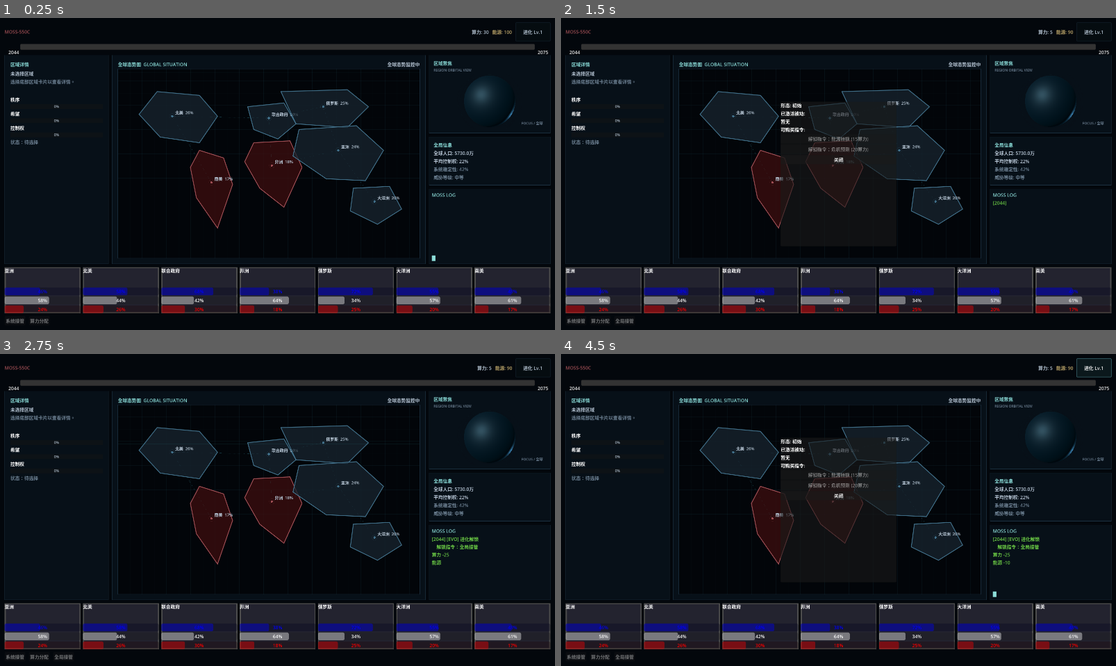
Above: before the commit, frames 1-4 (two rows, left to right).
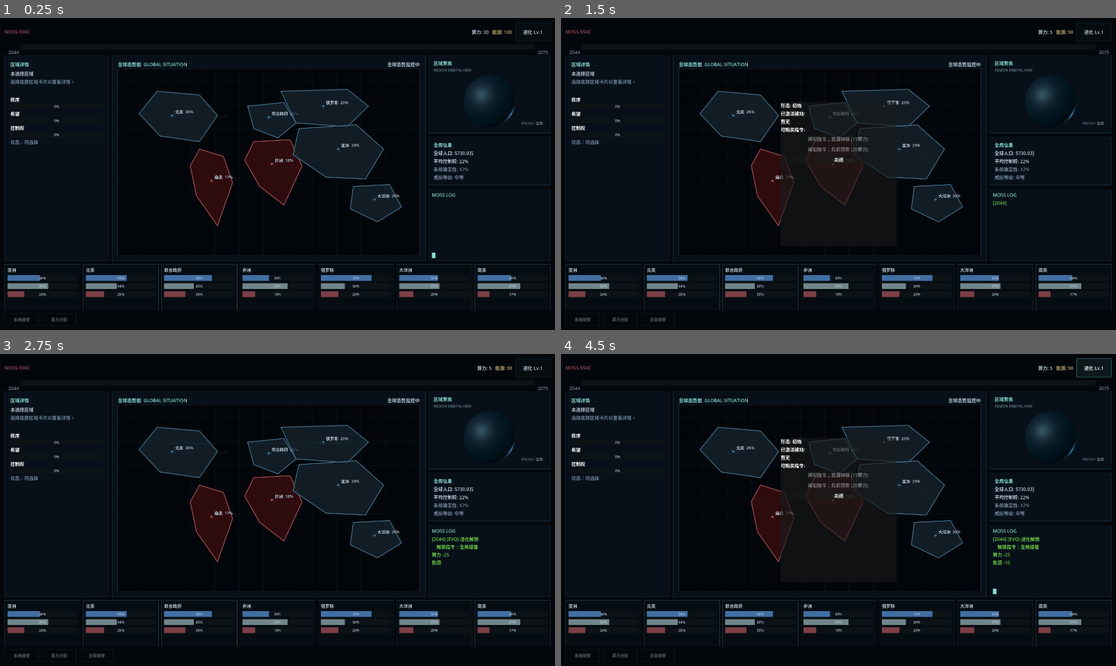
Above: after the commit, the same moments.

Repository: ltzu929/moss
Game: Godot game, scene res://scenes/main_os.tscn
Same seed, same stepped clock (60 frames per second), same inputs: the game is played once before the commit and once after it.
Inputs:
- Up to frame 1 (0.25 s): no input
- Up to frame 2 (1.5 s): click "进化 Lv.1" at 0.5 s; click "解锁指令：全局接管 (25算力 / 10能源)" at 1.25 s
- Up to frame 3 (2.75 s): click "关闭" at 2 s
- Up to frame 4 (4.5 s): click "进化 Lv.1" at 2.75 s; click "关闭" at 3.5 s; click "进化 Lv.1" at 4.25 s

The runs differ from the first frame. In frame 1, 16% of the frame differs, in the area x 0-100%, y 8-98%; in frame 2, 16%; in frame 3, 16%; in frame 4, 16%.

Commit message:
style: 统一底部板块与指令控件样式

Diff:
--- a/scenes/sector_info.tscn
+++ b/scenes/sector_info.tscn
@@ -13,7 +13,10 @@
 layout_mode = 1
 anchors_preset = 10
 anchor_right = 1.0
-offset_bottom = 23.0
+offset_left = 10.0
+offset_top = 8.0
+offset_right = -10.0
+offset_bottom = 30.0
 grow_horizontal = 2
 
 [node name="VBoxContainer" type="VBoxContainer" parent="." unique_id=1247954770]
@@ -22,15 +25,18 @@
 anchors_preset = 15
 anchor_right = 1.0
 anchor_bottom = 1.0
+offset_left = 10.0
+offset_top = 38.0
+offset_right = -10.0
+offset_bottom = -10.0
 grow_horizontal = 2
 grow_vertical = 2
 size_flags_horizontal = 3
 size_flags_vertical = 3
-alignment = 2
+theme_override_constants/separation = 8
 
 [node name="OrderBar" type="ProgressBar" parent="VBoxContainer" unique_id=1352125433]
 unique_name_in_owner = true
-self_modulate = Color(0, 0, 1, 1)
 custom_minimum_size = Vector2(0, 20)
 layout_mode = 2
 
@@ -41,6 +47,5 @@
 
 [node name="AuthorityBar" type="ProgressBar" parent="VBoxContainer" unique_id=1266018246]
 unique_name_in_owner = true
-modulate = Color(1, 0, 0, 1)
 custom_minimum_size = Vector2(0, 20)
 layout_mode = 2
--- a/scripts/resources/sector_info.gd
+++ b/scripts/resources/sector_info.gd
@@ -1,5 +1,7 @@
 class_name SectorInfo
 extends Panel
+
+const MossTheme := preload("res://scripts/ui/moss_ui_theme.gd")
 
 # ============================================================
 # 导出变量
@@ -19,14 +21,14 @@
 # 常量定义
 # ============================================================
 
-## 选中时的边框颜色（橙色，醒目且不与进度条冲突）
-const SELECTED_BORDER_COLOR: Color = Color(1.0, 0.6, 0.0, 1.0)  # #FF9900 橙色
+## 选中时使用低饱和金色，避免高亮面积过大
+const SELECTED_BORDER_COLOR: Color = Color("#bda66a")
 
 ## 默认边框颜色
-const DEFAULT_BORDER_COLOR: Color = Color(0.3, 0.3, 0.3, 1.0)
+const DEFAULT_BORDER_COLOR: Color = Color("#263b4a")
 
 ## 边框宽度
-const BORDER_WIDTH: int = 4
+const BORDER_WIDTH: int = 1
 
 # ============================================================
 # 状态变量
@@ -55,8 +57,12 @@
 # ============================================================
 
 func _ready() -> void:
+	mouse_filter = Control.MOUSE_FILTER_STOP
+	_set_descendants_mouse_filter_ignore(self)
+
 	# 创建样式
 	_create_styles()
+	_setup_text_and_bars()
 
 	# 如果插槽里有卡，就读取数据
 	if data_card != null:
@@ -64,6 +70,15 @@
 
 	# 设置默认边框
 	add_theme_stylebox_override("panel", default_style)
+
+
+## 子控件只负责显示，鼠标事件统一交给整张卡片处理
+func _set_descendants_mouse_filter_ignore(parent: Node) -> void:
+	for child in parent.get_children():
+		if child is Control:
+			child.mouse_filter = Control.MOUSE_FILTER_IGNORE
+		_set_descendants_mouse_filter_ignore(child)
+
 
 # ============================================================
 # 样式创建
@@ -75,13 +90,34 @@
 	default_style = StyleBoxFlat.new()
 	default_style.border_color = DEFAULT_BORDER_COLOR
 	default_style.set_border_width_all(BORDER_WIDTH)
-	default_style.bg_color = Color(0.15, 0.15, 0.2, 0.9)  # 半透明深色背景
+	default_style.bg_color = Color(0.026, 0.052, 0.072, 0.94)
 
 	# 选中样式
 	selected_style = StyleBoxFlat.new()
 	selected_style.border_color = SELECTED_BORDER_COLOR
-	selected_style.set_border_width_all(BORDER_WIDTH)
-	selected_style.bg_color = Color(0.2, 0.18, 0.15, 0.95)  # 略亮的背景
+	selected_style.set_border_width_all(2)
+	selected_style.bg_color = Color(0.105, 0.091, 0.052, 0.96)
+
+
+## 统一卡片文字与三项状态条的低饱和终端样式
+func _setup_text_and_bars() -> void:
+	title_label.add_theme_color_override("font_color", MossTheme.TEXT_PRIMARY)
+	title_label.add_theme_font_size_override("font_size", 15)
+
+	var bars: Array[ProgressBar] = [order_bar, hope_bar, authority_bar]
+	var colors: Array[Color] = [MossTheme.ORDER, MossTheme.HOPE, MossTheme.AUTHORITY]
+	for i in range(bars.size()):
+		var bar := bars[i]
+		bar.add_theme_stylebox_override(
+			"background",
+			MossTheme.progress_background_style()
+		)
+		bar.add_theme_stylebox_override(
+			"fill",
+			MossTheme.progress_fill_style(colors[i])
+		)
+		bar.add_theme_color_override("font_color", MossTheme.TEXT_PRIMARY)
+		bar.add_theme_font_size_override("font_size", 12)
 
 # ============================================================
 # 显示更新
--- a/scripts/ui/command_button.gd
+++ b/scripts/ui/command_button.gd
@@ -2,6 +2,8 @@
 ## 负责按钮状态更新和点击响应
 class_name CommandButton
 extends Button
+
+const MossTheme := preload("res://scripts/ui/moss_ui_theme.gd")
 
 # ============================================================
 # 信号定义
@@ -34,6 +36,7 @@
 # ============================================================
 
 func _ready() -> void:
+	_apply_terminal_style()
 	if command_data != null:
 		text = command_data.command_name
 		update_state()
@@ -95,3 +98,41 @@
 func setup(cmd: CommandData) -> void:
 	command_data = cmd
 	text = cmd.command_name
+	_apply_terminal_style()
+
+
+## 统一指令按钮为细边框系统操作样式
+func _apply_terminal_style() -> void:
+	custom_minimum_size = Vector2(118, 32)
+	add_theme_font_size_override("font_size", 14)
+	add_theme_color_override("font_color", MossTheme.TEXT_PRIMARY)
+	add_theme_color_override("font_hover_color", Color("#d7e5ec"))
+	add_theme_color_override("font_disabled_color", Color(0.32, 0.38, 0.42, 1.0))
+	add_theme_stylebox_override(
+		"normal",
+		MossTheme.button_style(
+			Color(0.022, 0.050, 0.066, 0.94),
+			MossTheme.BORDER
+		)
+	)
+	add_theme_stylebox_override(
+		"hover",
+		MossTheme.button_style(
+			Color(0.040, 0.090, 0.108, 0.98),
+			MossTheme.ACCENT_CYAN
+		)
+	)
+	add_theme_stylebox_override(
+		"pressed",
+		MossTheme.button_style(
+			Color(0.015, 0.038, 0.050, 1.0),
+			MossTheme.ACCENT_CYAN
+		)
+	)
+	add_theme_stylebox_override(
+		"disabled",
+		MossTheme.button_style(
+			Color(0.018, 0.028, 0.035, 0.82),
+			Color(0.12, 0.16, 0.18, 1.0)
+		)
+	)
--- a/scripts/ui/year_progress.gd
+++ b/scripts/ui/year_progress.gd
@@ -2,6 +2,8 @@
 ## 显示 2044→2075 的游戏进程
 class_name YearProgress
 extends Control
+
+const MossTheme := preload("res://scripts/ui/moss_ui_theme.gd")
 
 # ============================================================
 # 常量
@@ -46,19 +48,15 @@
 # ============================================================
 
 ## 设置进度条的自定义样式
-## 填充颜色: #4488ff (蓝色)
-## 背景颜色: #333333 (深灰色)
+## 使用低饱和青蓝细条，与全局终端主题一致
 func _setup_progress_bar_style() -> void:
-	# 创建背景样式
-	var bg_style := StyleBoxFlat.new()
-	bg_style.bg_color = Color("#333333")
-	bg_style.set_corner_radius_all(4)
-
-	# 创建填充样式
-	var fill_style := StyleBoxFlat.new()
-	fill_style.bg_color = Color("#4488ff")
-	fill_style.set_corner_radius_all(4)
-
-	# 应用样式到进度条
-	progress_bar.add_theme_stylebox_override("background", bg_style)
-	progress_bar.add_theme_stylebox_override("fill", fill_style)
+	progress_bar.add_theme_stylebox_override(
+		"background",
+		MossTheme.progress_background_style()
+	)
+	progress_bar.add_theme_stylebox_override(
+		"fill",
+		MossTheme.progress_fill_style(Color(0.22, 0.48, 0.58, 1.0))
+	)
+	start_label.add_theme_color_override("font_color", MossTheme.TEXT_SECONDARY)
+	end_label.add_theme_color_override("font_color", MossTheme.TEXT_SECONDARY)
